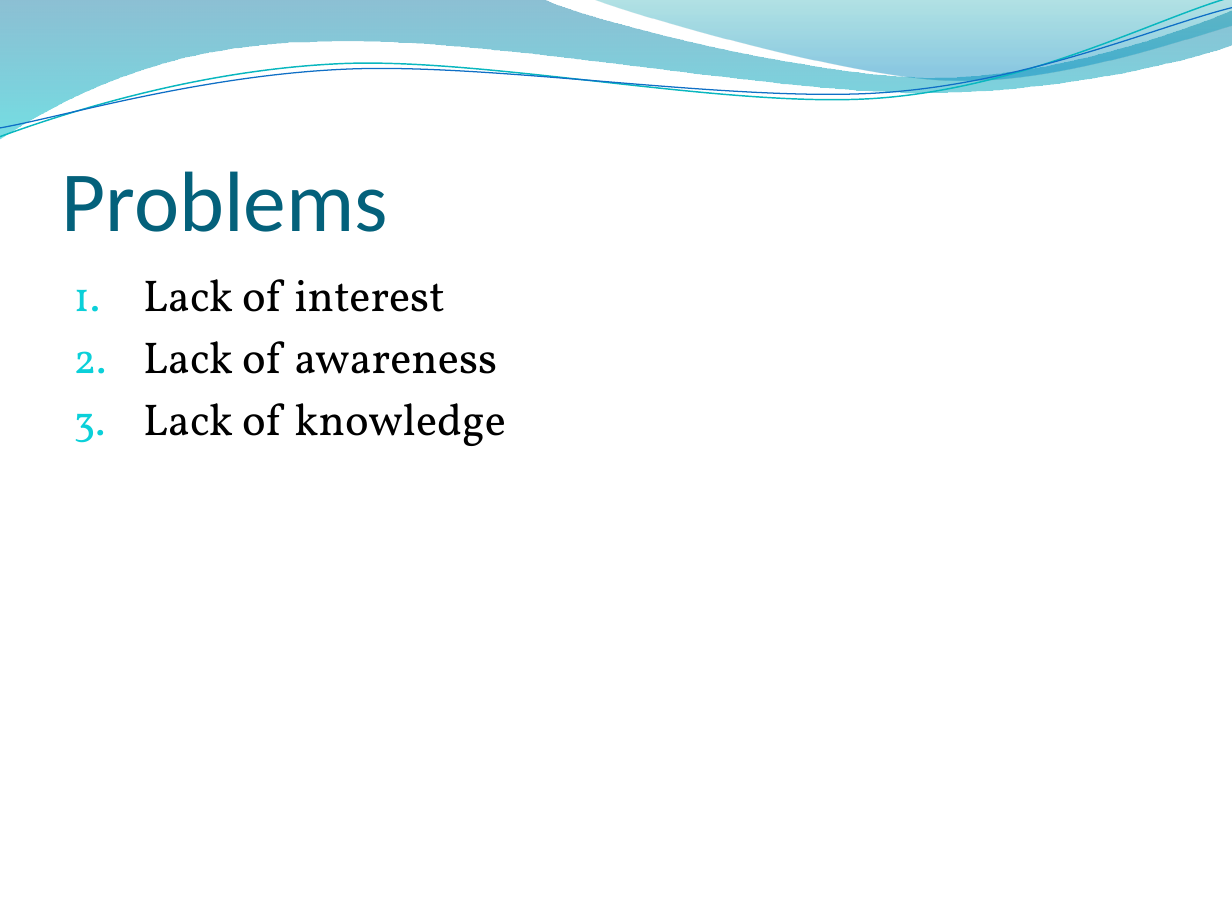
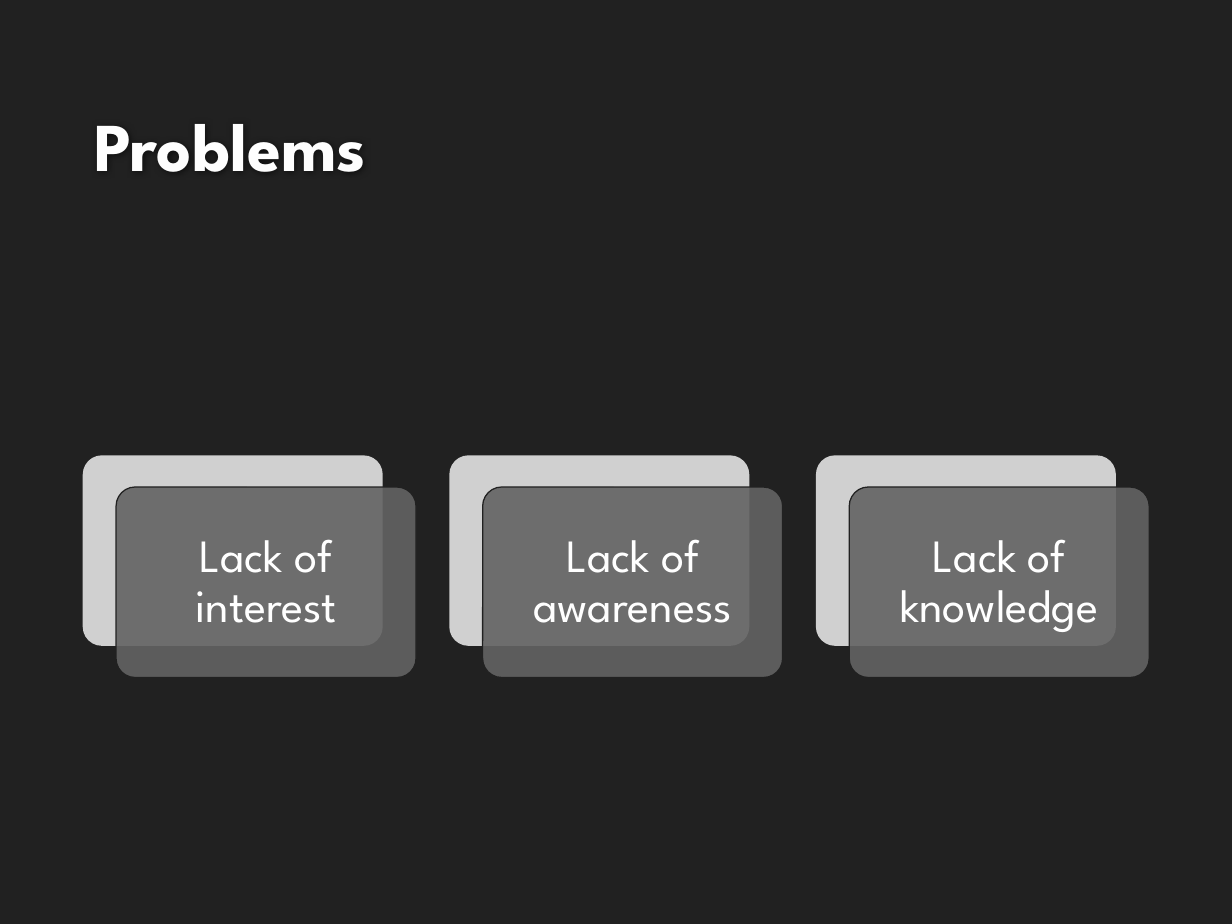
Before and after one commit to HarmanbirD/WaterQwiz, a slide deck: slide 4 of Wasted Water Quiz.pptx. Drawn at 1232x924 pixels with LibreOffice and Linux fonts; fonts in the diff are those of the drawing; grey boxes stand for pictures; background and template pictures are left out. Boxes give left, top, right and bottom in pixels: in the first picture for what was removed or moved away, otherwise in the second. Text is boxed around its words. In the diff, an @@ line names an element or a change of style, - is before the commit and + after.

```diff
--- a/Wasted Water Quiz.pptx
+++ b/Wasted Water Quiz.pptx
@@ background picture (left out) to #212121 @@
@@ freeform shape removed at [0, 0, 1232, 139] @@
@@ freeform shape removed at [0, 0, 1232, 144] @@
@@ freeform shape removed at [0, 8, 1232, 137] @@
@@ freeform shape removed at [590, 0, 1232, 85] @@
@@ title "Problems": place and size @@
-title "Problems" at [62, 171, 388, 232]
+title "Problems" at [94, 124, 366, 172]
@@ title "Problems" at [94, 124, 366, 172]: size 50 to 40 pt, font Calibri to League Spartan, text colour #04617B to #FEFEFE, bold on @@
@@ text removed at [143, 279, 506, 446] @@
-1. Lack of interest
-2. Lack of awareness
-3. Lack of knowledge
@@ group added at [83, 456, 1148, 678]: 3 pictures, 3 rounded rectangles, 3 texts @@
+Lack of interest
+Lack of awareness
+Lack of knowledge
```
Also in this commit, not shown: 8 other slides changed, 2 other files.
